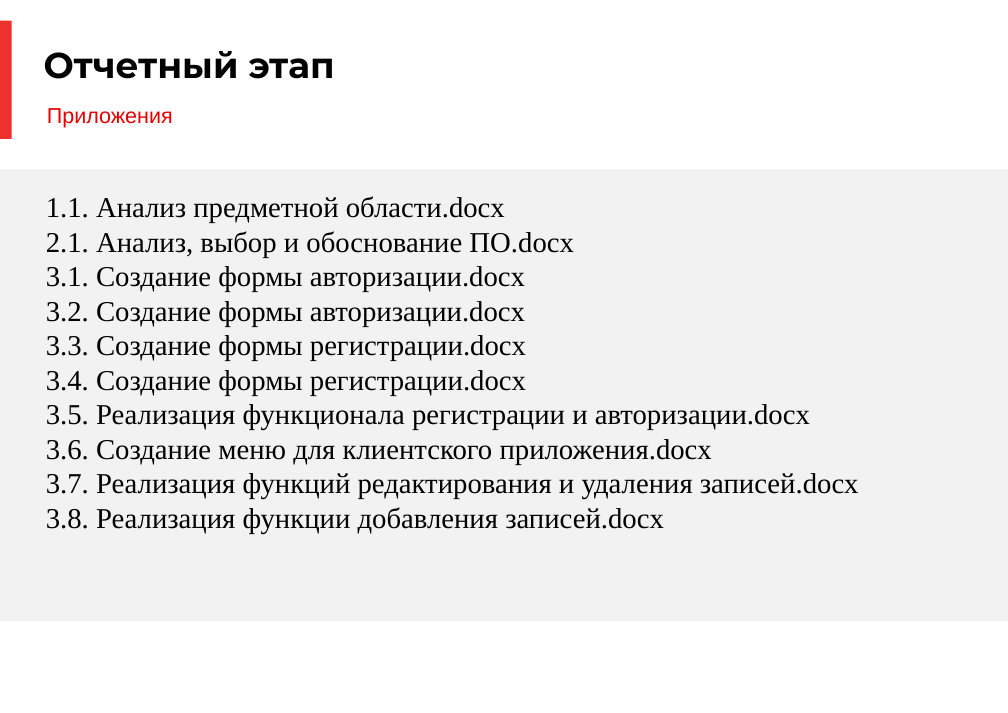
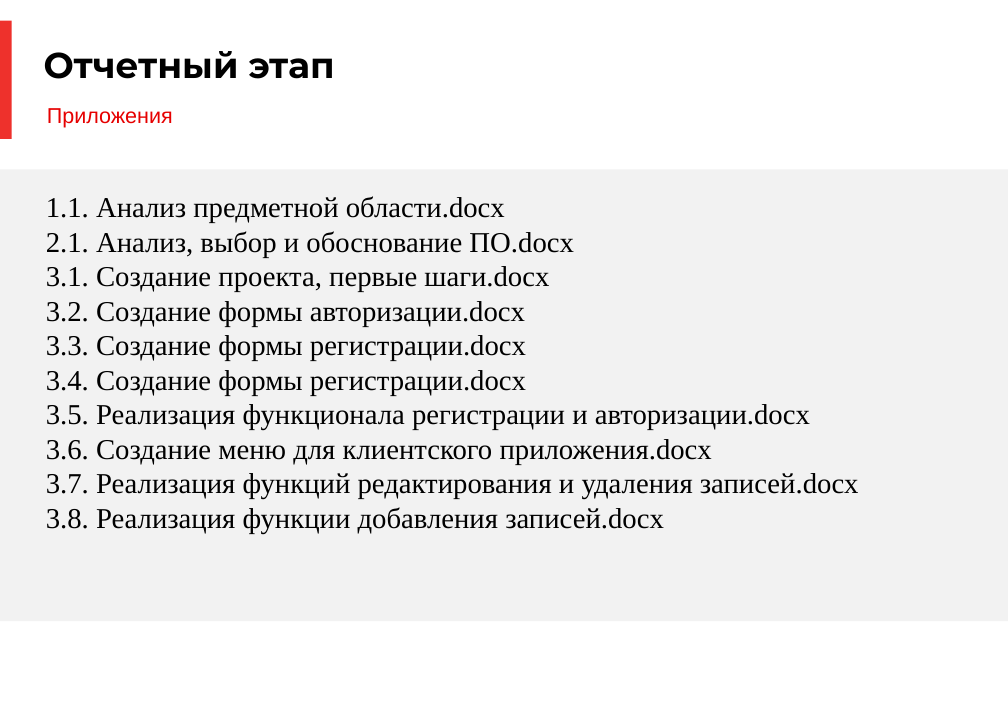
Before and after one commit to a-attendee/practice-2, a slide deck: slide 15 of docs/Prilozhenie 1 k individualnomu zadaniyu UP. PM.03 (shablon otcheta dlya zapolneniya).pptx. Drawn at 1008x713 pixels with LibreOffice and Linux fonts; fonts in the diff are those of the drawing; background and template pictures are left out. Boxes give left, top, right and bottom in pixels: in the first picture for what was removed or moved away, otherwise in the second. Text is boxed around its words. In the diff, an @@ line names an element or a change of style, - is before the commit and + after.

```diff
--- a/docs/Prilozhenie 1 k individualnomu zadaniyu UP. PM.03 (shablon otcheta dlya zapolneniya).pptx
+++ b/docs/Prilozhenie 1 k individualnomu zadaniyu UP. PM.03 (shablon otcheta dlya zapolneniya).pptx
@@ text at (x1=46, y1=266, x2=549, y2=292): text changed @@
-3.1. Создание формы авторизации.docx
+3.1. Создание проекта, первые шаги.docx
```
Also in this commit, not shown: 3 other files.
